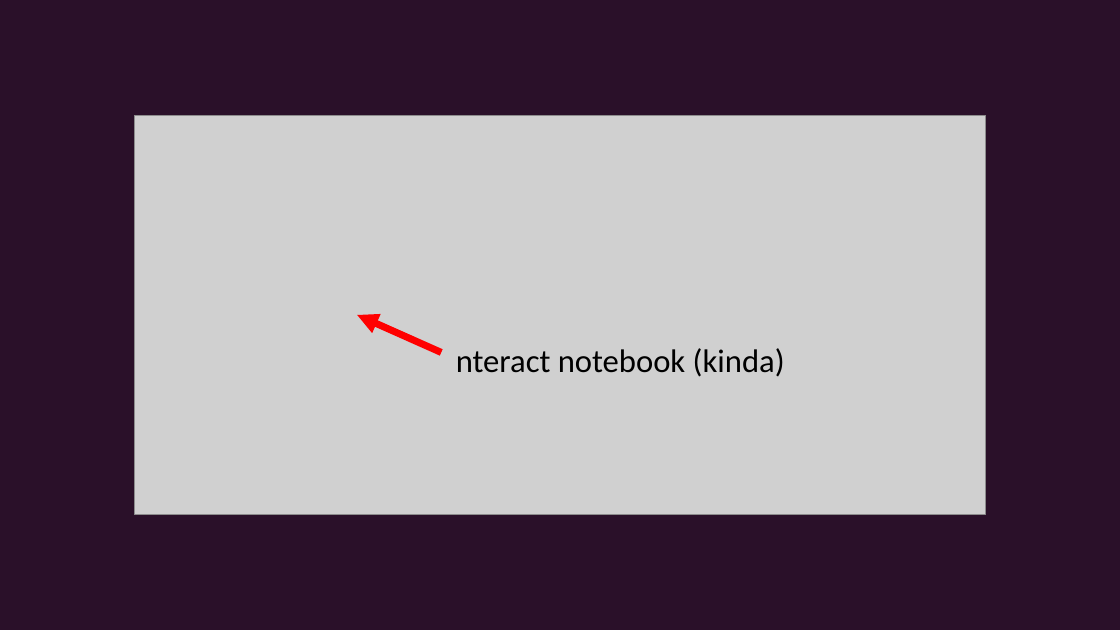
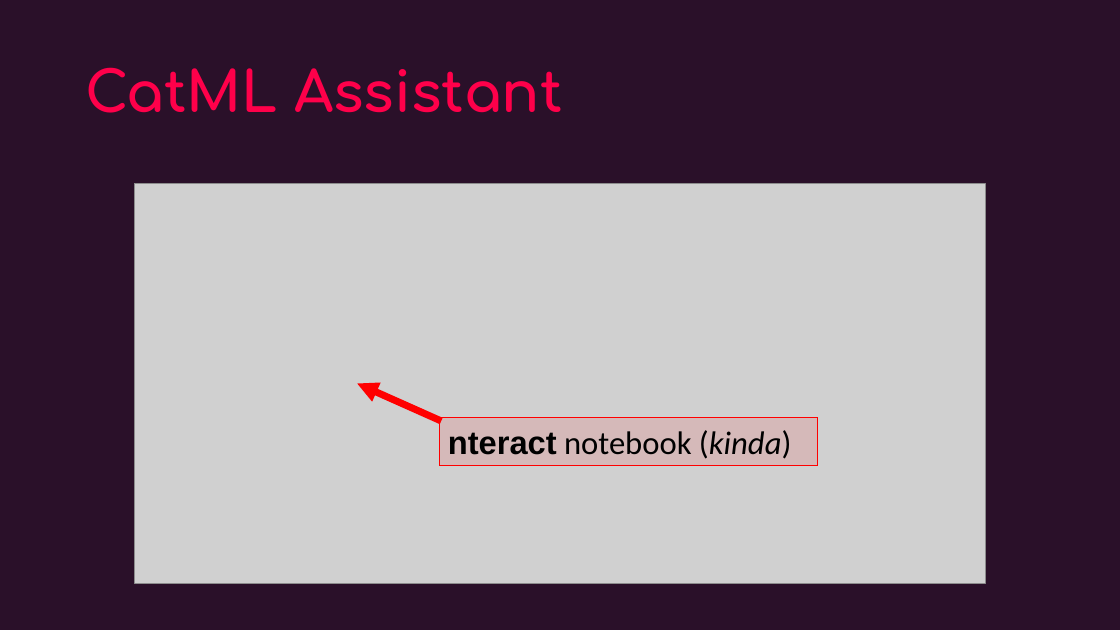
Before and after one commit to maana-io/cat-ml, a slide deck: slide 5 of presentations/gats-intro.pptx (slide 2 before the commit). Drawn at 1120x630 pixels with LibreOffice and Linux fonts; fonts in the diff are those of the drawing; grey boxes stand for pictures; background and template pictures are left out. Boxes give left, top, right and bottom in pixels: in the first picture for what was removed or moved away, otherwise in the second. Text is boxed around its words. In the diff, an @@ line names an element or a change of style, - is before the commit and + after.

```diff
--- a/presentations/gats-intro.pptx
+++ b/presentations/gats-intro.pptx
@@ title added at (85, 67, 562, 113), 48 pt, text #FF004A, bold @@
+CatML Assistant
@@ picture: place and size @@
-picture at (134, 115, 986, 515)
+picture at (134, 184, 986, 584)
@@ arrow moved from (441, 353) - (357, 315) to (441, 421) - (357, 384) @@
@@ rectangle "nteract notebook (kinda)": place and size @@
-rectangle "nteract notebook (kinda)" at (456, 348, 785, 377)
+rectangle "nteract notebook (kinda)" at (439, 418, 818, 465)
@@ rectangle "nteract notebook (kinda)" at (439, 418, 818, 465): font Calibri to Arial, bold on in "nteract"; italic on in "(kinda)"; fill none to #FF0000 at 11% opacity; outline none to #FF0000 0.75 pt @@
```
Also in this commit, not shown: 3 other slides changed.
